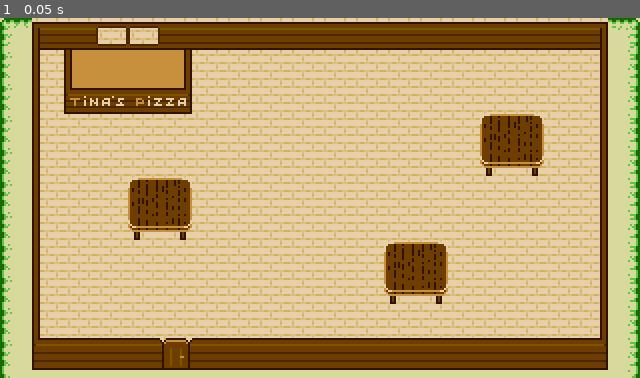
Above: before the commit, frame 1.
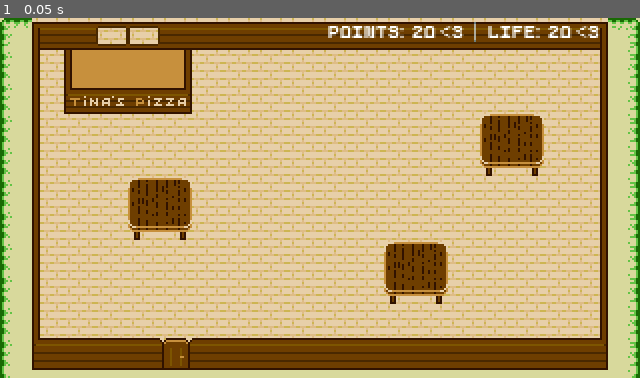
Above: after the commit, the same moment.

Repository: mikecodev/LowEffortJam18
Game: Godot game, scene res://levels/MainScene.tscn
Two runs of this game, one before a commit and one after it. Both use one fixed random seed, a clock stepped at 60 frames per second and the inputs below. This scene is started directly instead of the project's main scene.
Inputs:
- Up to frame 1 (0.05 s): no input

The runs differ from the first frame. In frame 1, 0.9% of the frame differs, in the area x 51-94%, y 1-7%.

Commit message:
shittiest hud ever

Diff:
--- /dev/null
+++ b/assets/fonts/Pixeboy-z8XGD.tres
@@ -0,0 +1,7 @@
+[gd_resource type="DynamicFont" load_steps=2 format=2]
+
+[ext_resource path="res://assets/fonts/Pixeboy-z8XGD.ttf" type="DynamicFontData" id=1]
+
+[resource]
+size = 12
+font_data = ExtResource( 1 )
--- a/autoloads/ClientManager.gd
+++ b/autoloads/ClientManager.gd
@@ -20,20 +20,20 @@
 	return Pos
 
 # TODO: Perhaps get groups of people linked together when arriving, so instead of a client we receive a list of clients?
-func EnterQueue(Client, Destination) -> bool:
+func EnterQueue(Client, _Destination) -> bool:
 	if QueuedClients.size() < QUEUE_SIZE:
 		QueuedClients.push_back(Client)
-		Destination = Vector2(QEUE_START.x, QEUE_START.y + (QueuedClients.size()-1)*SPRITE_HEIGHT)
+		_Destination = Vector2(QEUE_START.x, QEUE_START.y + (QueuedClients.size()-1)*SPRITE_HEIGHT)
 		return true
 	return false
 
-func ArrivedToQueueDestination(Client):
+func ArrivedToQueueDestination():
 	while(FreeTables.size() > 0 and QueuedClients.size() > 0 and QueuedClients[0].Queuing):
 		var Table = FreeTables.pop_front()
 		# TODO: So far we have no groups, so we are just sitting random people together. This should change to customers arriving together
 		var NumClients = rand_range(1, min(Table.Seats.size(), QueuedClients.size()))
 		var ClientsToSit = []
-		for n in range(NumClients):
+		for _n in range(NumClients):
 			ClientsToSit.append(QueuedClients.pop_front())
 		Table.Sit(ClientsToSit)
 
--- a/entities/Client.gd
+++ b/entities/Client.gd
@@ -51,7 +51,7 @@
 func WaitForATable():
 	State = State.Queuing
 	$PatienceTimer.start()
-	ClientManager.ArrivedToQueueDestination(self)
+	ClientManager.ArrivedToQueueDestination()
 func WaitForFood():
 	State = State.WaitingForFood
 	# TODO: Either choose a random food now or this should be done outside this class or in the ready
--- /dev/null
+++ b/entities/GUI/HUD.tscn
@@ -0,0 +1,64 @@
+[gd_scene load_steps=3 format=2]
+
+[ext_resource path="res://assets/fonts/Pixeboy-z8XGD.tres" type="DynamicFont" id=1]
+
+[sub_resource type="Theme" id=1]
+default_font = ExtResource( 1 )
+
+[node name="MarginContainer" type="MarginContainer"]
+margin_right = 320.0
+margin_bottom = 14.0
+size_flags_horizontal = 3
+theme = SubResource( 1 )
+custom_constants/margin_right = 20
+custom_constants/margin_top = 2
+custom_constants/margin_left = 10
+custom_constants/margin_bottom = 2
+__meta__ = {
+"_edit_use_anchors_": false
+}
+
+[node name="HBoxContainer" type="HBoxContainer" parent="."]
+margin_left = 10.0
+margin_top = 2.0
+margin_right = 300.0
+margin_bottom = 12.0
+size_flags_horizontal = 3
+
+[node name="Control" type="Control" parent="HBoxContainer"]
+margin_right = 150.0
+margin_bottom = 10.0
+size_flags_horizontal = 3
+
+[node name="PointsLabel" type="Label" parent="HBoxContainer"]
+margin_left = 154.0
+margin_top = 1.0
+margin_right = 192.0
+margin_bottom = 9.0
+text = "Points:"
+
+[node name="PointsValue" type="Label" parent="HBoxContainer"]
+margin_left = 196.0
+margin_top = 1.0
+margin_right = 222.0
+margin_bottom = 9.0
+text = "20 <3"
+
+[node name="VSeparator" type="VSeparator" parent="HBoxContainer"]
+margin_left = 226.0
+margin_right = 230.0
+margin_bottom = 10.0
+
+[node name="LifeLabel" type="Label" parent="HBoxContainer"]
+margin_left = 234.0
+margin_top = 1.0
+margin_right = 260.0
+margin_bottom = 9.0
+text = "Life:"
+
+[node name="LifeValue" type="Label" parent="HBoxContainer"]
+margin_left = 264.0
+margin_top = 1.0
+margin_right = 290.0
+margin_bottom = 9.0
+text = "20 <3"
--- a/levels/MainScene.tscn
+++ b/levels/MainScene.tscn
@@ -1,5 +1,6 @@
-[gd_scene load_steps=15 format=2]
-
+[gd_scene load_steps=16 format=2]
+
+[ext_resource path="res://entities/GUI/HUD.tscn" type="PackedScene" id=1]
 [ext_resource path="res://levels/LevelController.gd" type="Script" id=2]
 [ext_resource path="res://sprites/tileset.png" type="Texture" id=4]
 
@@ -425,3 +426,7 @@
 cell_custom_transform = Transform2D( 16, 0, 0, 16, 0, 0 )
 format = 1
 tile_data = PoolIntArray( 1, 0, 0, 2, 2, 0, 3, 1, 0, 4, 1, 0, 5, 2, 0, 6, 2, 0, 7, 2, 0, 8, 2, 0, 9, 2, 0, 10, 2, 0, 11 …(639 unchanged characters)…
+
+[node name="CanvasLayer" type="CanvasLayer" parent="."]
+
+[node name="HUD" parent="CanvasLayer" instance=ExtResource( 1 )]
Binary file added: assets/fonts/Pixeboy-z8XGD.ttf
